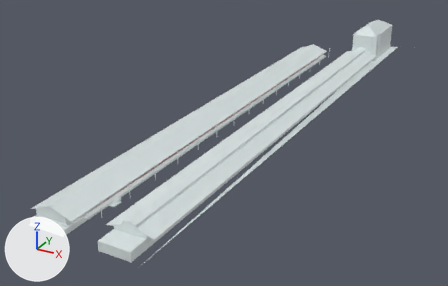
The Blender file LED-Laufsteg/Assets/Models/Laufsteg.blend as it was, and as the next commit left it.
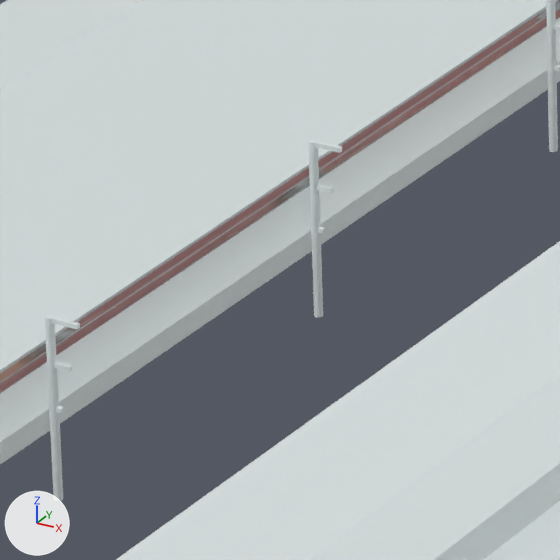
The first picture shows the older version from a camera (50 mm lens) standing at (143.0, -301.0, 121.0) and looking at (-16.0, -12.0, -24.0). The close-ups show both versions on the part from 34% to 44% of the width and 48% to 65% of the height of that picture; other places that the commit changed are outside them. Lighting does not change. The marker at lower left points along +X, +Y and +Z.

Objects in the first close-up: 'Layer_laufsteg__2_'.
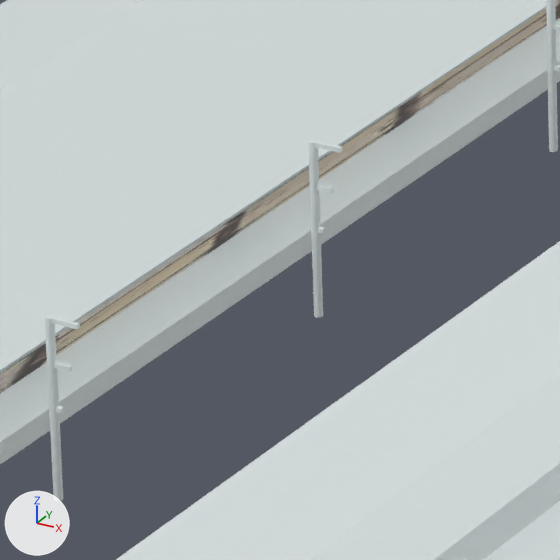
Location of each change, [x1, y1, x2, y2] in pixels of the close-ups (560 x 560 px):
part 1 of me_layer_laufsteg__2, recoloured (brown to grey): [0, 0, 560, 393] in both

The edits, one by one:
Picture 'Brick_merchandise.jpg' (img_brick_merchandise_jpg) is new.
Picture 'Brick_yellow.jpg' (img_brick_yellow_jpg) is new.
Material 'Material.002' (mat_material_002) is new.
Its texture is img_brick_merchandise_jpg.
Material 'Gebäude rechts' (mat_gebäude_rechts) is new.
Its texture is img_brick_yellow_jpg.
me_layer_laufsteg__2 has 1680 vertices, 3248 faces and spans x -1687.0..1887.0, y -201.0..767.0, z -7800.0..6702.0.
me_layer_laufsteg__2 is used by ob_layer_laufsteg__2; location (0.0, 0.0, 0.0); rotation (1.571, 0.0, 0.0), in degrees (90, 0, 0); scale (0.024, 0.024, 0.024).
me_layer_laufsteg__2 part 1: all 1 face that had it switch from mat_gebäude_links (picture img_brick_red_jpg) to mat_gebäude_rechts (picture img_brick_yellow_jpg).
me_layer_laufsteg__2 now uses material mat_material_002 (picture img_brick_merchandise_jpg).
